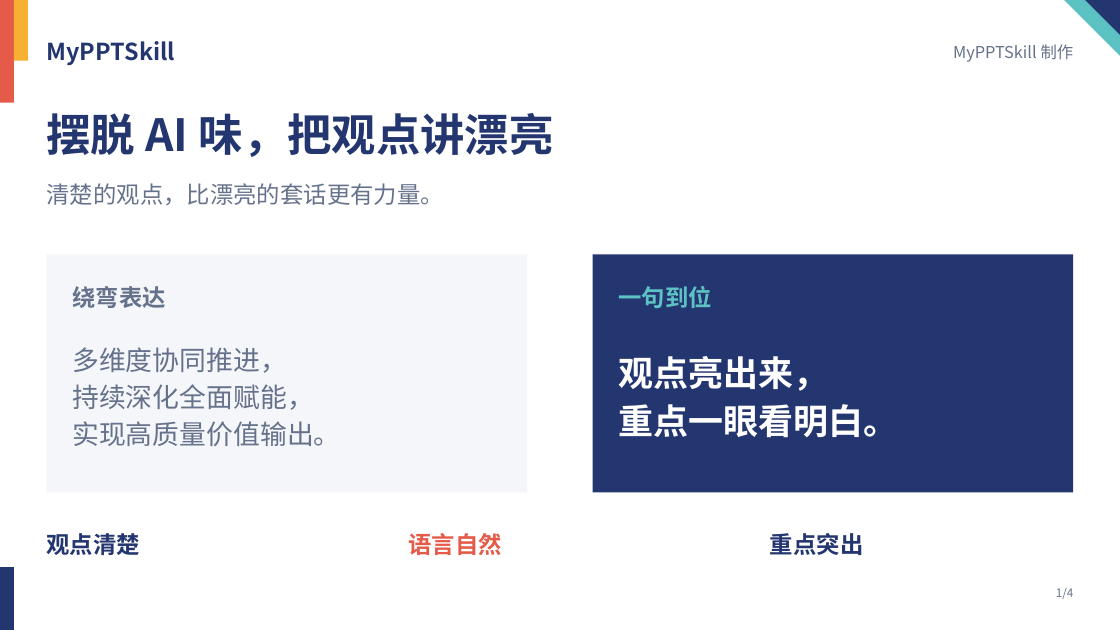
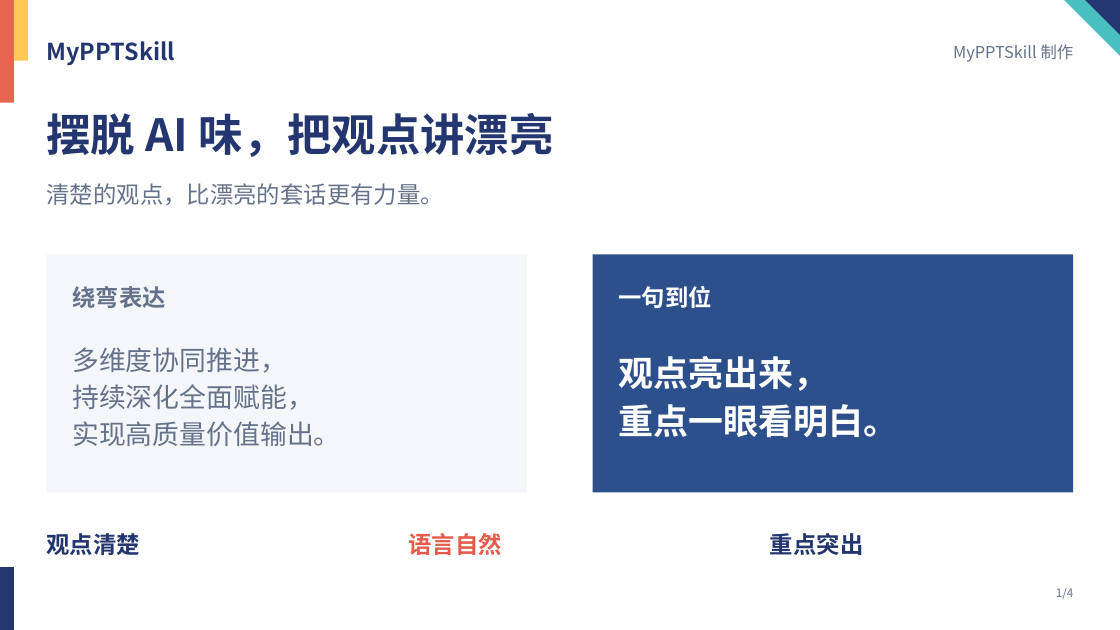
Before and after one commit to Yifan0718/MyPPTSkill, a slide deck: slide 1 of MyPPTSkill-Promo.pptx. Drawn at 1120x630 pixels with LibreOffice and Linux fonts; fonts in the diff are those of the drawing. Boxes give left, top, right and bottom in pixels: in the first picture for what was removed or moved away, otherwise in the second. Text is boxed around its words. In the diff, an @@ line names an element or a change of style, - is before the commit and + after.

```diff
--- a/MyPPTSkill-Promo.pptx
+++ b/MyPPTSkill-Promo.pptx
@@ rectangle at [0, 0, 14, 103]: fill #E55A48 to #E8644E @@
@@ rectangle at [14, 0, 29, 60]: fill #F6B032 to #FFC857 @@
@@ right triangle at [1065, 0, 1120, 56]: fill #5DC2C4 to #49BFC1 @@
@@ rectangle at [593, 255, 1074, 492]: fill #243670 to #2D4F8B @@
@@ text "一句到位" at [618, 286, 711, 308]: text colour #5DC2C4 to #FFFFFF @@
```
Also in this commit, not shown: 3 other slides changed, 57 other files.
